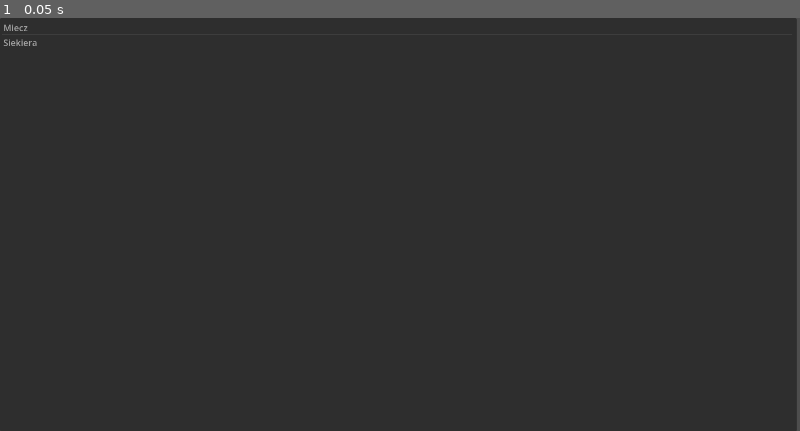
Above: before the commit, frame 1.
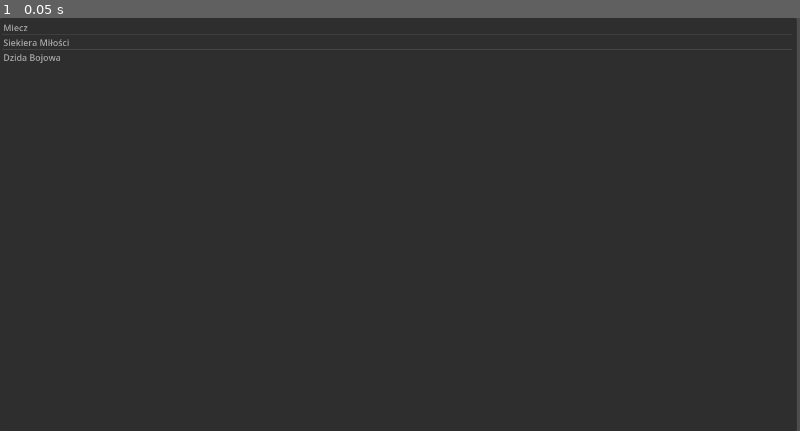
Above: after the commit, the same moment.

Repository: Okularnik2001PL/Ksssssssss
Game: Godot game, scene res://Nowe/Sceny/bronie.tscn
Two runs of this game, one before a commit and one after it. Both use one fixed random seed, a clock stepped at 60 frames per second and the inputs below. This scene is started directly instead of the project's main scene.
Inputs:
- Up to frame 1 (0.05 s): no input

The runs differ from the first frame. In frame 1, 0.1% of the frame differs, in the area x 0-9%, y 5-11%.

Commit message:
Update BronieEQ.gd

Diff:
--- a/Nowe/scrypty/BronieEQ.gd
+++ b/Nowe/scrypty/BronieEQ.gd
@@ -1,12 +1,8 @@
 extends Node2D
 
-var Posiadane = ["Miecz", "Siekiera"]
 var file_path = "res://tabelki/bron_statystki.csv"
 
 func _ready() -> void:
-	# Dodawanie przedmiotów do ItemList
-	for i in range(Posiadane.size()):
-		$ItemList.add_item(Posiadane[i])
 	# Tworzenie instancji klasy FileAccess
 	var file = FileAccess.open(file_path, FileAccess.READ)
 
@@ -21,10 +17,12 @@
 		for line in lines:
 			var columns = line.split(";")  # Zakładamy, że dane są rozdzielone średnikiem
 
-			# Sprawdzamy, czy nazwa w pierwszej kolumnie to "Miecz"
-			if columns[0] == str(3):
-				var damage = columns[3]  # Pobieramy wartość z drugiej kolumny (obrażenia)
-				print("Obrażenia Miecza:", damage)  # Wyświetlamy obrażenia
-				break  # Zatrzymujemy iterację, ponieważ znaleźliśmy potrzebne dane
+			# Sprawdzamy, czy liczba kolumn jest większa niż 1, aby uniknąć błędów indeksowania
+			if columns.size() > 1:
+				if columns[0]!="ID":
+					# Dodawanie przedmiotów do ItemList (zakładam, że druga kolumna to nazwa przedmiotu)
+					$ItemList.add_item(columns[1])
+			else:
+				print("Nieprawidłowy format danych w wierszu:", line)
 	else:
 		print("Nie można otworzyć pliku:", file_path)
